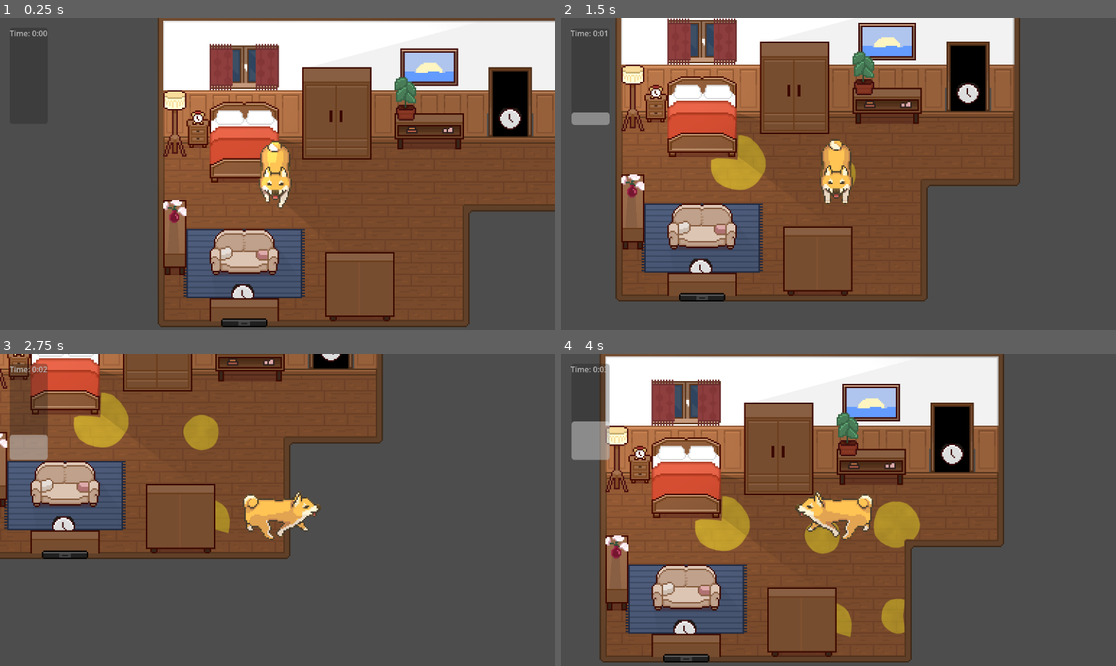
Above: before the commit, frames 1-4 (two rows, left to right).
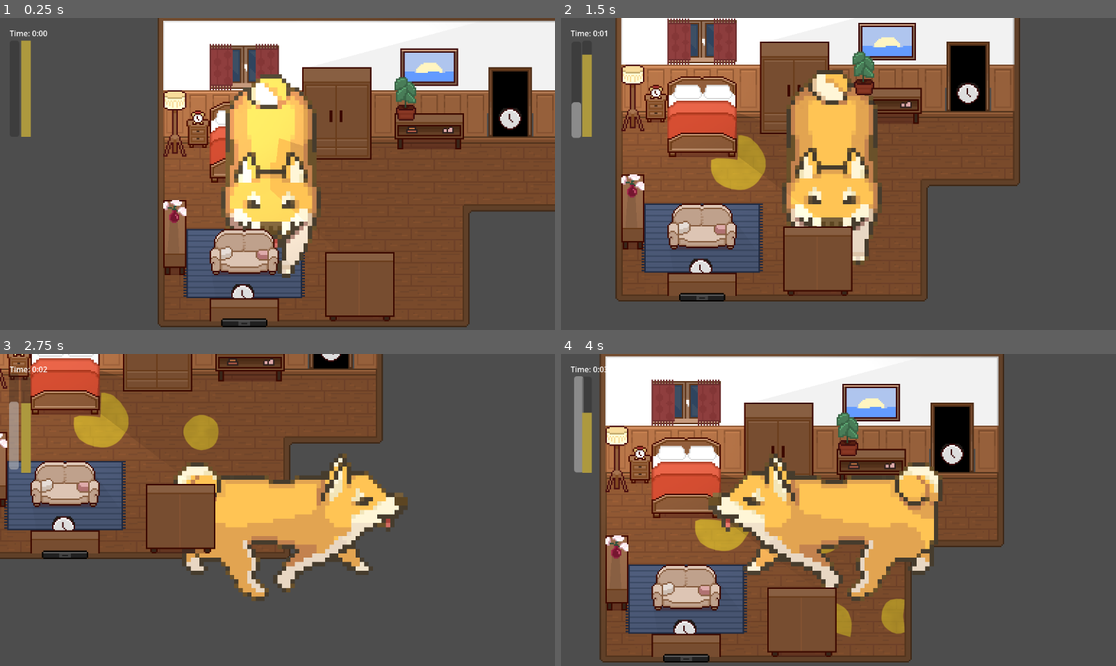
Above: after the commit, the same moments.

Repository: ethantheb/jammers
Game: Godot game, scene res://scenes/bedroom.tscn
Same seed, same stepped clock (60 frames per second), same inputs: the game is played once before the commit and once after it.
Inputs:
- Up to frame 1 (0.25 s): no input
- Up to frame 2 (1.5 s): tap Enter at 0.5 s; hold Right (ui_right) 0.53-1.28 s; hold Q 0.53-1.28 s; hold Down (ui_down) from 1.28 s (still down); tap Q at 1.35 s
- Up to frame 3 (2.75 s): release Down (ui_down) at 2.03 s; hold Right (ui_right) from 2.03 s (still down); hold Q from 2.03 s (still down)
- Up to frame 4 (4 s): release Right (ui_right) at 2.78 s; release Q at 2.78 s; hold Up (ui_up) 2.78-3.53 s; tap Q at 2.85 s; hold Left (ui_left) from 3.53 s (still down); hold Q from 3.53 s (still down)

The runs differ from the first frame. In frame 1, 8.3% of the frame differs, in the area x 1-58%, y 4-84%; in frame 2, 7.9%; in frame 3, 11%; in frame 4, 12%, in the area x 1-69%, y 3-80%.

Commit message:
piss meter

Diff:
--- a/scenes/hud.tscn
+++ b/scenes/hud.tscn
@@ -1,6 +1,9 @@
 [gd_scene format=3 uid="uid://b354j06a8ylbw"]
 
 [ext_resource type="Script" uid="uid://ccungpfaneqye" path="res://scripts/hud.gd" id="1_hud"]
+
+[sub_resource type="StyleBoxFlat" id="StyleBoxFlat_ahhtf"]
+bg_color = Color(0.6785269, 0.60005844, 0.24203965, 1)
 
 [node name="HUD" type="CanvasLayer" unique_id=214503699]
 script = ExtResource("1_hud")
@@ -25,10 +28,23 @@
 layout_mode = 2
 text = "Time: 0:00"
 
-[node name="ProgressBar" type="ProgressBar" parent="MarginContainer/VBoxContainer" unique_id=68524460]
+[node name="HBoxContainer" type="HBoxContainer" parent="MarginContainer/VBoxContainer" unique_id=1731528821]
+layout_mode = 2
+
+[node name="ProgressBar" type="ProgressBar" parent="MarginContainer/VBoxContainer/HBoxContainer" unique_id=68524460]
 custom_minimum_size = Vector2(20, 200)
 layout_mode = 2
 max_value = 1.0
 step = 0.001
 fill_mode = 3
 show_percentage = false
+
+[node name="PissMeter" type="ProgressBar" parent="MarginContainer/VBoxContainer/HBoxContainer" unique_id=1802528513]
+custom_minimum_size = Vector2(20, 200)
+layout_mode = 2
+theme_override_styles/fill = SubResource("StyleBoxFlat_ahhtf")
+max_value = 1.0
+step = 0.001
+value = 1.0
+fill_mode = 3
+show_percentage = false
--- a/scenes/player.tscn
+++ b/scenes/player.tscn
@@ -1749,6 +1749,7 @@
 [node name="Dog" type="AnimatedSprite2D" parent="." unique_id=2037254690]
 z_index = 1
 y_sort_enabled = true
+scale = Vector2(3, 3)
 sprite_frames = SubResource("SpriteFrames_smehm")
 animation = &"dog_idle_up"
 
--- a/scripts/hud.gd
+++ b/scripts/hud.gd
@@ -1,9 +1,13 @@
 extends CanvasLayer
 
 @onready var timer_label = $MarginContainer/VBoxContainer/TimerLabel
-@onready var progress_bar: ProgressBar = $MarginContainer/VBoxContainer/ProgressBar
+@onready var progress_bar: ProgressBar = $MarginContainer/VBoxContainer/HBoxContainer/ProgressBar
+@onready var piss_meter: ProgressBar = $MarginContainer/VBoxContainer/HBoxContainer/PissMeter
 
 var elapsed_time: float = 0.0
+@export var piss_meter_max: float = 1.0
+@export var piss_meter_start: float = 1.0
+@export var piss_drain_rate: float = 0.2
 const NOISE_DECAY_RATE: float = 0.3
 const RECENT_SOUND_WINDOW: float = 1.0
 const BASE_SHAKE_MAGNITUDE: float = 30.0
@@ -13,16 +17,21 @@
 var original_bar_position: Vector2
 var recent_noises: Array[Vector2] = []
 var continuous_noises: Dictionary[String, float] = {}
+var is_pissing: bool = false
 
 func _ready() -> void:
 	original_bar_position = progress_bar.position
+	piss_meter.max_value = piss_meter_max
+	piss_meter.value = clamp(piss_meter_start, 0.0, piss_meter_max)
 
 func _process(delta: float) -> void:
 	elapsed_time += delta
 	time_since_noise += delta
 	update_timer_display()
+	if is_pissing and piss_meter.value > 0.0:
+		piss_meter.value = max(0.0, piss_meter.value - (piss_drain_rate * delta))
 	_apply_continuous_noise(delta)
-	if time_since_noise >= 1.0 and progress_bar.value > 0.0:
+	if time_since_noise >= 1.0 and progress_bar.value > 0.0 and continuous_noises.size() == 0:
 		progress_bar.value = max(0.0, progress_bar.value - (NOISE_DECAY_RATE * delta))
 
 	# Handle shake
@@ -46,8 +55,7 @@
 
 func make_one_noise(percent: float) -> void:
 	progress_bar.value += percent
-	if continuous_noises.size() == 0:
-		time_since_noise = 0.0
+	time_since_noise = 0.0
 	shake_timer = shake_duration
 	_record_noise_magnitude(abs(percent))
 
@@ -71,7 +79,6 @@
 	if not is_zero_approx(total_rate):
 		progress_bar.value += total_rate * delta
 		print(progress_bar.value)
-		time_since_noise = 0.0
 		shake_timer = shake_duration
 
 func _record_noise_magnitude(magnitude: float) -> void:
@@ -102,3 +109,6 @@
 func reset_timer() -> void:
 	elapsed_time = 0.0
 	update_timer_display()
+
+func set_pissing(active: bool) -> void:
+	is_pissing = active
--- a/scripts/player.gd
+++ b/scripts/player.gd
@@ -35,6 +35,7 @@
 @export var dog_mode: bool = false
 
 @export var walk_noise_dps = 0.1
+@export var piss_noise_dps = 0.3
 
 @export var STEP_INTERVAL_WALK = 0.1
 var STEP_INTERVAL_RUN = STEP_INTERVAL_WALK * 0.5
@@ -259,6 +260,8 @@
 	_active_pee_jitter = _make_pee_jitter(PEE_SHAPE_POINTS, _active_pee_seed)
 	_is_peeing = true
 	_update_pee_shape(true)
+	HUD.make_continuous_noise("piss", piss_noise_dps)
+	HUD.set_pissing(true)
 
 	# Play piss sound
 	if audio and _piss_sound:
@@ -280,6 +283,8 @@
 	_is_peeing = false
 	_active_pee_puddle = null
 	_active_pee_shape = null
+	HUD.stop_continuous_noise("piss")
+	HUD.set_pissing(false)
 
 	# Stop piss sound
 	if audio and audio.stream == _piss_sound:
